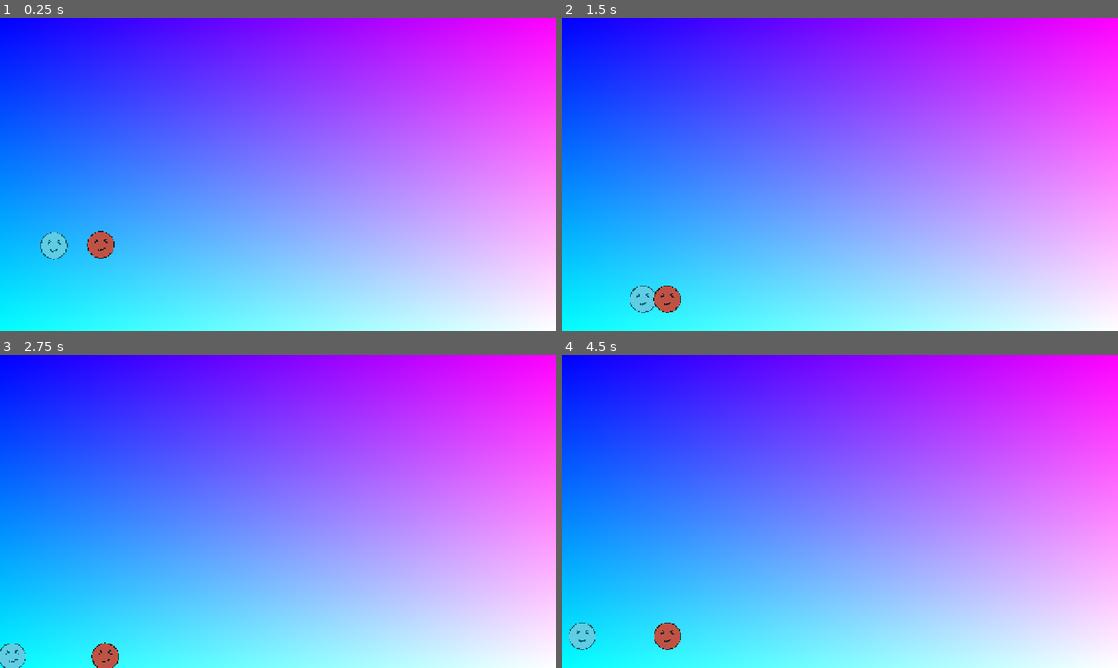
Above: before the commit, frames 1-4 (two rows, left to right).
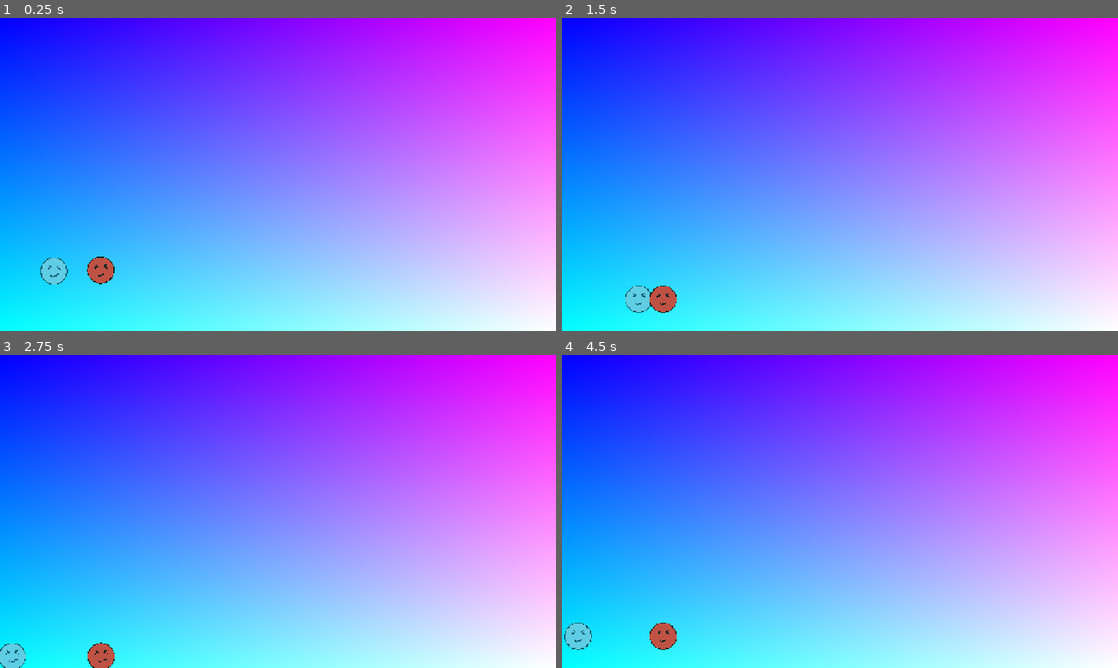
Above: after the commit, the same moments.

Repository: clem-maker/2-player
Game: Godot game, scene res://scens/main.tscn
Two runs of this game, one before a commit and one after it. Both use one fixed random seed, a clock stepped at 60 frames per second and the inputs below.
Inputs (mouse positions are in pixels of both pictures, inside the frame that each line leads up to):
- Up to frame 1 (0.25 s): no input
- Up to frame 2 (1.5 s): move the mouse to (962, 158) at 0.52 s; hold Space (jump) 0.53-1.28 s; hold D (right) from 0.53 s (still down); tap Enter at 1.25 s; move the mouse to (728, 190) at 1.27 s; click (728, 190) at 1.35 s
- Up to frame 3 (2.75 s): tap Space (jump) at 1.52, 1.55, 1.82 s; move the mouse to (333, 442) at 2.02 s; release D (right) at 2.03 s; hold A (left) from 2.03 s (still down); hold Space (jump) from 2.03 s (still down)
- Up to frame 4 (4.5 s): move the mouse to (812, 574) at 2.77 s; release A (left) at 2.78 s; release Space (jump) at 2.78 s; hold D (right) 2.78-4.28 s; click (812, 574) at 2.85 s; tap Space (jump) at 3.02, 3.05, 3.32 s; move the mouse to (1006, 558) at 3.52 s; hold Space (jump) 3.53-4.28 s; move the mouse to (673, 464) at 4.27 s; hold A (left) from 4.28 s (still down); click (673, 464) at 4.35 s

The runs differ from the first frame. In frame 1, 1.3% of the frame differs, in the area x 7-21%, y 68-86%; in frame 2, 0.4%; in frame 3, 0.2%; in frame 4, 0.4%.
Error before the commit: Invalid operands 'Nil' and 'int' in operator '*'. (res://scribte/player.gd:47)

Commit message:
state_machine start
my first try of a state machine but i have a error i can't jump high enough it kinda clamped to a low value.

Diff:
--- a/project.godot
+++ b/project.godot
@@ -13,7 +13,7 @@
 config/name="2player"
 run/main_scene="uid://dynmp54cj4ll6"
 config/features=PackedStringArray("4.7", "Mobile")
-run/max_fps=60
+run/max_fps=20
 config/icon="uid://b1a7ohfwxfvdo"
 
 [autoload]
--- a/scribte/player.gd
+++ b/scribte/player.gd
@@ -7,12 +7,16 @@
 
 var multiplier
 var jump_time :float = 0
-var direction
+var direction : float = 0
 
 #state machine:
 const states_avalibile : Array = ["default" , "jumping"]
 var state = "default"
 
+func get_state()->int:
+	if state == "defualt": return 0
+	elif state == "jumping": return 1
+	else: return -1 # ERROR
 func get_direction():
 	direction = Input.get_axis("left","right")
 	return direction
@@ -20,34 +24,59 @@
 	jump_time += delta /2 #if both players acess this function then it growths twise as fast as intendet so you need to devide it by two.
 	print(jump_time)
 	return jump_time
+func is_current_state_correct(current_state :String) ->int:
+	if is_on_floor() and not current_state == states_avalibile[0]:
+		current_state = states_avalibile[0] #if player is on floor and the state is not equal to states_Avalabile[0],
+		#                                    ("default") than change the variable states to "default", LOWERCASE!
 
+	elif not is_on_floor() and not current_state == states_avalibile[1]:
+		current_state = states_avalibile[1]#if player is on floor and the state is not equal to states_Avalabile[1],
+		#                                    ("jumping") than change the variable states to "default", LOWERCASE!
+
+	if current_state == "default": return 0
+	elif current_state =="jumping": return 1
+	else: return -1 #Error handeling
+func change_state_to(new_state : String) ->void:
+	if state in states_avalibile:
+		state = new_state
+		print(state)
+		return
+	print_debug("Fehler state not avalible")
 func _input(_event: InputEvent) -> void:
+	if state in states_avalibile:# always
+		#moving (right/left)
+		direction = get_direction() #Input.get_axis("left","right")
 
-	#jumpen
-	var delta = get_process_delta_time()
-	if Input.is_action_pressed("jump") and is_on_floor():
-		jump_time = count_time(delta) #debug jump :   print(jump_time)
-	if Input.is_action_just_released("jump"):
-		var clamped_jump_time = clampf( jump_time , 0.5, max_jump_height)
-		velocity.y = clamped_jump_time * JUMP_VELOCITY
-		jump_time = 0
+		#cheak if Input spacebutton is equal to jump, if true the state will be set to jumping:
+		if Input.is_action_just_released("jump") and not get_state() == 1: # if jumpbutton and state is not allready set to jump (so you don't make a dpuble jump or jump in the air )
+			change_state_to(states_avalibile[1]) #state is set to jump
 
-	#moving (right/left)
-	direction = get_direction() #Input.get_axis("left","right")
+
+	if state == states_avalibile[1]: #jumping
+		#jumpen
+		var delta = get_process_delta_time()
+		if Input.is_action_pressed("jump") and is_on_floor():
+			jump_time = count_time(delta) #debug jump :   print(jump_time)
+		if Input.is_action_just_released("jump"):
+			var clamped_jump_time = clampf( jump_time , 0.5, max_jump_height)
+			velocity.y = clamped_jump_time * JUMP_VELOCITY
+			jump_time = 0
 func _physics_process(delta: float) -> void:
-	#gravity
-	if not is_on_floor():
-		if velocity.y > 0.0:
-			multiplier = 2.2
+	state = states_avalibile[is_current_state_correct(state)] #debug states here:    print("curren state is:",is_current_state_correct(state))
+	if state in states_avalibile: #immer
+		#gravity
+		if not is_on_floor():
+			if velocity.y > 0.0:
+				multiplier = 2.2
+			else:
+				multiplier = 1.0
+			velocity += get_gravity() * multiplier * delta
+
+		#moving right/left
+		velocity.x = direction * SPEED
+		#smoth deaccleration
+		if direction != 0:
+			velocity.x = direction * SPEED #normel movment
 		else:
-			multiplier = 1.0
-		velocity += get_gravity() * multiplier * delta
-
-	#moving right/left
-	velocity.x = direction * SPEED
-	#smoth deaccleration
-	if direction != 0:
-		velocity.x = direction * SPEED #normel movment
-	else:
-		velocity.x = move_toward(velocity.x, 0, SPEED) #if no input
+			velocity.x = move_toward(velocity.x, 0, SPEED) #if no input
 	move_and_slide()
--- a/scribte/player_rot.gd
+++ b/scribte/player_rot.gd
@@ -1,5 +1,5 @@
 extends player_scribt
 
 func get_direction():
-	var direction = Input.get_axis("left_arrow","right_arrow") #arrow keys
+	direction = Input.get_axis("left_arrow","right_arrow") #arrow keys
 	return direction
